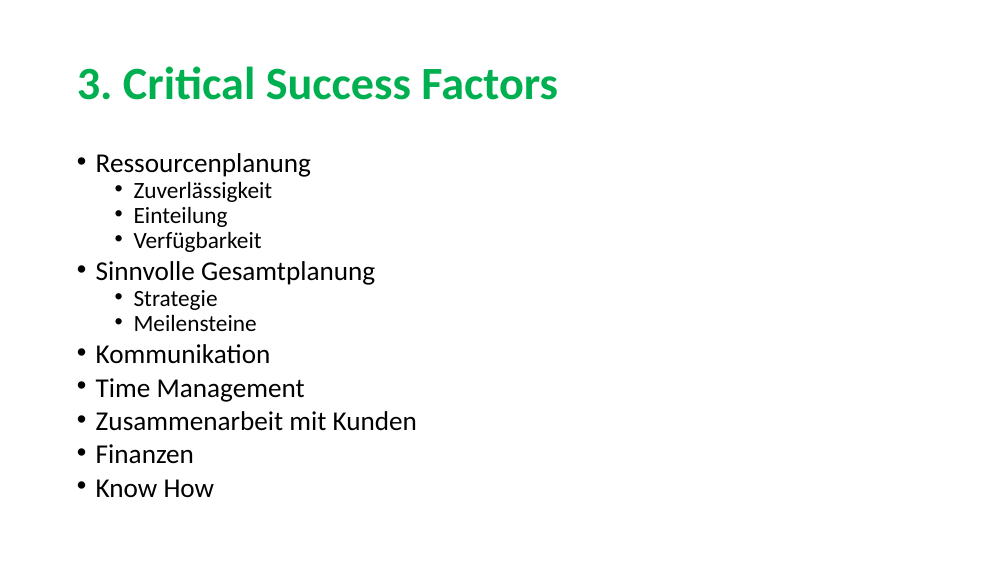
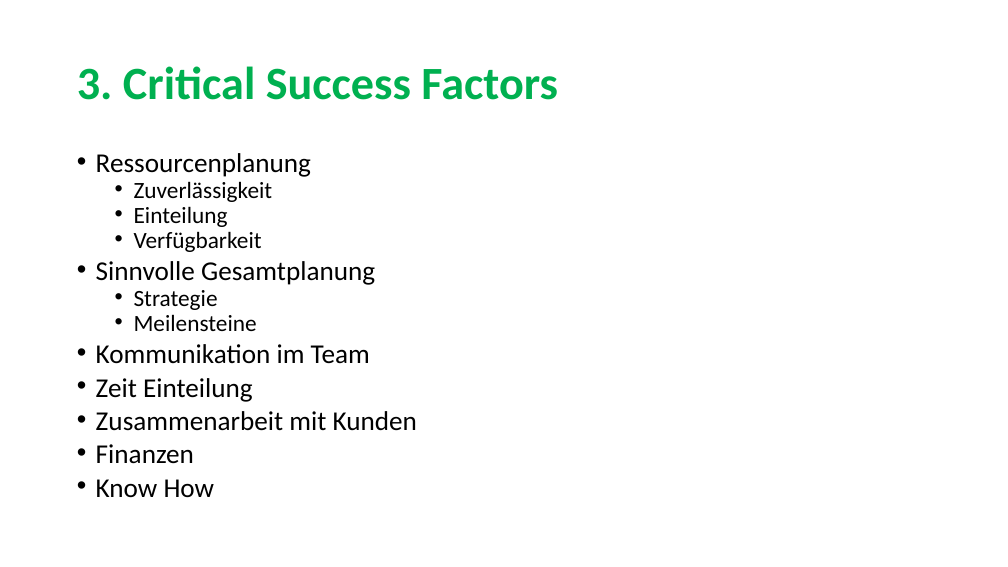
Before and after one commit to sarahmele/ch.bfh.btx8081.w2015.green, a slide deck: slide 5 of doc/task01/Task1.pptx. Drawn at 1008x567 pixels with LibreOffice and Linux fonts; fonts in the diff are those of the drawing. Boxes give left, top, right and bottom in pixels: in the first picture for what was removed or moved away, otherwise in the second. Text is boxed around its words. In the diff, an @@ line names an element or a change of style, - is before the commit and + after.

Commit message:
Änderung Critical success factors

```diff
--- a/doc/task01/Task1.pptx
+++ b/doc/task01/Task1.pptx
@@ text at (x1=96, y1=344, x2=370, y2=402): text changed @@
-• Kommunikation
-• Time Management
+• Kommunikation im Team
+• Zeit Einteilung
```
